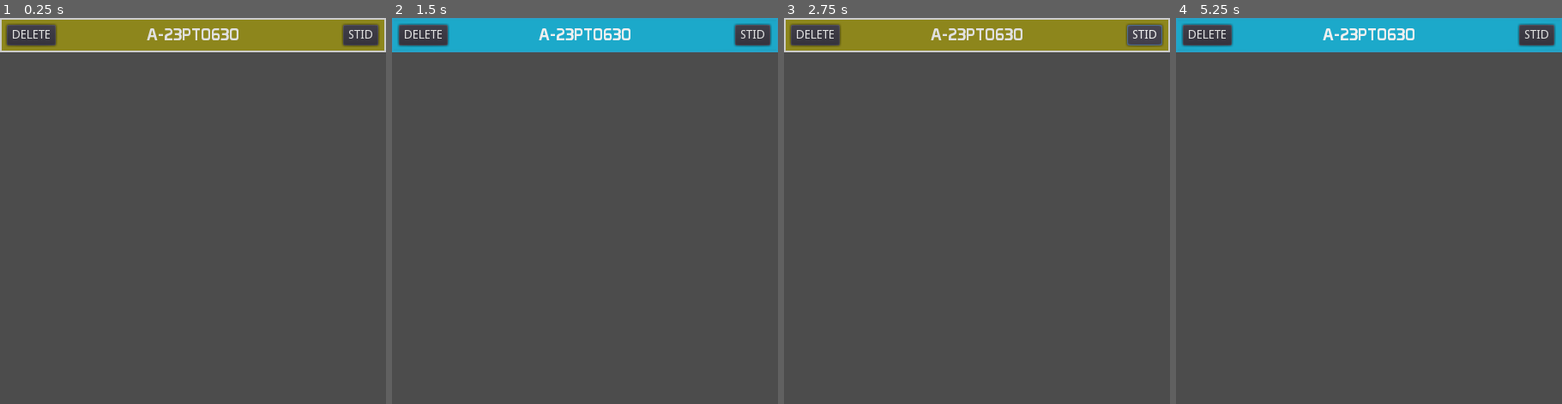
Above: before the commit, frames 1-4 (left to right).
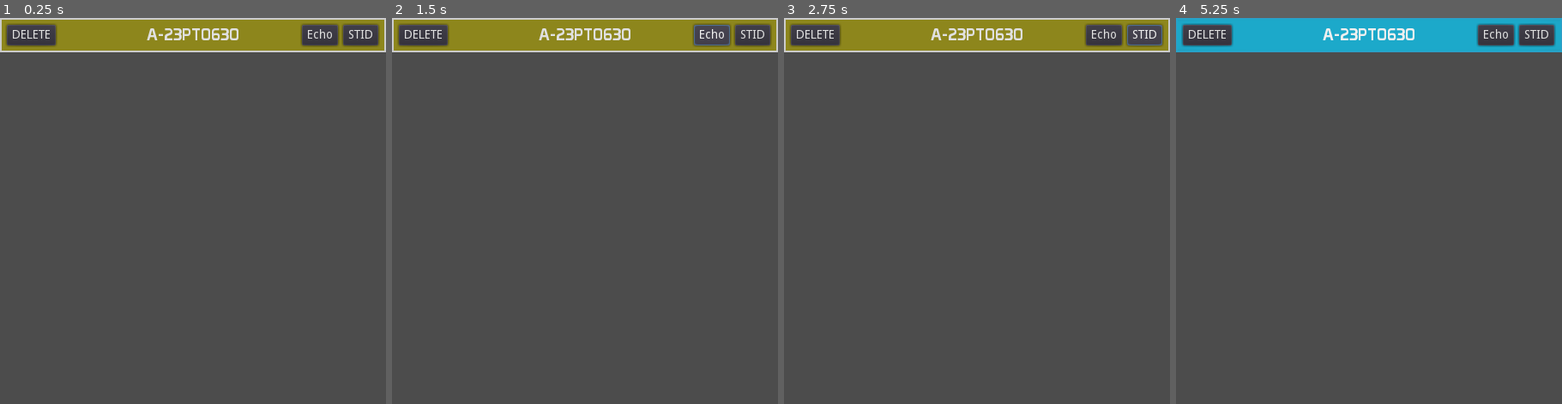
Above: after the commit, the same moments.

Repository: Keroflux/tagfinder
Game: Godot game, scene res://Tagbutton.tscn
Two runs of this game, one before a commit and one after it. Both use one fixed random seed, a clock stepped at 60 frames per second and the inputs below. This scene is started directly instead of the project's main scene.
Inputs (mouse positions are in pixels of both pictures, inside the frame that each line leads up to):
- Up to frame 1 (0.25 s): no input
- Up to frame 2 (1.5 s): click "A-23PT0630" at 0.5 s; click (712, 33) at 1.25 s, where only the run after the commit has a clickable "Echo"
- Up to frame 3 (2.75 s): click "STID" at 2 s
- Up to frame 4 (5.25 s): click "A-23PT0630" at 2.75 s; click "STID" at 3.5 s; click (1496, 33) at 4.25 s, where only the run after the commit has a clickable "Echo"; click "A-23PT0630" at 5 s

The runs differ from the first frame. In frame 1, 0.6% of the frame differs, in the area x 78-88%, y 1-8%; in frame 2, 7.5%, in the area x 0-100%, y 0-9%; in frame 3, 0.6%; in frame 4, 0.6%.
Error before the commit: Invalid get index '0' (on base: 'int'). (res://Tagbutton.gd:10)
Error after the commit: Invalid get index '0' (on base: 'int'). (res://Script/Tagbutton.gd:12)

Commit message:
Lagt til tag søk i Echo!
Nappet funksjonaliteten fra STID

Diff:
--- a/TagFinder.gd
+++ b/Script/TagFinder.gd
@@ -88,6 +88,7 @@
 		a.indexP = tag
 		a.connect("delte_tag", self, "_on_Delete_tag")
 		a.connect("open_stid", self, "_on_Open_STID")
+		a.connect("open_echo", self, "_on_Open_Echo")
 		$MC/VBC/TagListe/VBC.add_child(a)
 
 
@@ -133,6 +134,15 @@
 func _on_Open_STID(index):
 	OS.shell_open("https://stid.equinor.com/JSV/tag/" + str(index))
 
+
+# Funkjson for å åpne et søk på valgt tag i Echo
+func _on_Open_Echo(index):
+	var plant
+	if index.begins_with("A"):
+		plant = "JSA"
+	OS.shell_open("echo://tag/?tag=" + str(index) + "&plant=" + str(plant))
+
+
 # Funksjon for å lagre tag i .txt filer
 func save(text, id):
 	if len(text) > 0:
--- a/Tagbutton.gd
+++ b/Script/Tagbutton.gd
@@ -2,8 +2,10 @@
 
 signal delte_tag
 signal open_stid
+signal open_echo
 var index = -1
 var indexP = -1
+
 
 func _ready():
 	var a = StyleBoxFlat.new()
@@ -30,3 +32,7 @@
 
 func _on_STID_pressed():
 	emit_signal("open_stid", index)
+
+
+func _on_Echo_pressed():
+	emit_signal("open_echo", index)
--- a/TagFinder.tscn
+++ b/TagFinder.tscn
@@ -2,7 +2,7 @@
 
 [ext_resource path="res://TitilliumWeb-SemiBold.ttf" type="DynamicFontData" id=1]
 [ext_resource path="res://TitilliumWeb-Regular.ttf" type="DynamicFontData" id=2]
-[ext_resource path="res://TagFinder.gd" type="Script" id=3]
+[ext_resource path="res://Script/TagFinder.gd" type="Script" id=3]
 
 [sub_resource type="DynamicFont" id=1]
 size = 14
--- a/Tagbutton.tscn
+++ b/Tagbutton.tscn
@@ -1,7 +1,7 @@
 [gd_scene load_steps=6 format=2]
 
 [ext_resource path="res://Prototype.ttf" type="DynamicFontData" id=1]
-[ext_resource path="res://Tagbutton.gd" type="Script" id=2]
+[ext_resource path="res://Script/Tagbutton.gd" type="Script" id=2]
 
 [sub_resource type="StyleBoxFlat" id=1]
 bg_color = Color( 0.113725, 0.666667, 0.796078, 1 )
@@ -63,9 +63,26 @@
 margin_top = -12.0
 margin_right = -9.00006
 margin_bottom = 12.0
+hint_tooltip = "Åpne tag i STID"
 text = "STID"
+__meta__ = {
+"_edit_use_anchors_": false
+}
+
+[node name="Echo" type="Button" parent="."]
+anchor_left = 1.0
+anchor_top = 0.5
+anchor_right = 1.0
+anchor_bottom = 0.5
+margin_left = -98.0
+margin_top = -12.0
+margin_right = -56.0
+margin_bottom = 12.0
+hint_tooltip = "Åpne tag i Echo 3D modell"
+text = "Echo"
 __meta__ = {
 "_edit_use_anchors_": false
 }
 [connection signal="pressed" from="Delete" to="." method="_on_Delete_pressed"]
 [connection signal="pressed" from="STID" to="." method="_on_STID_pressed"]
+[connection signal="pressed" from="Echo" to="." method="_on_Echo_pressed"]
